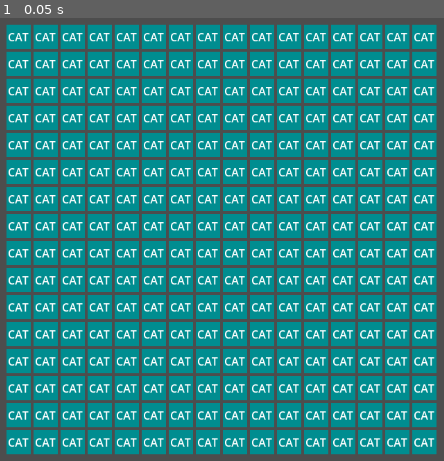
Above: before the commit, frame 1.
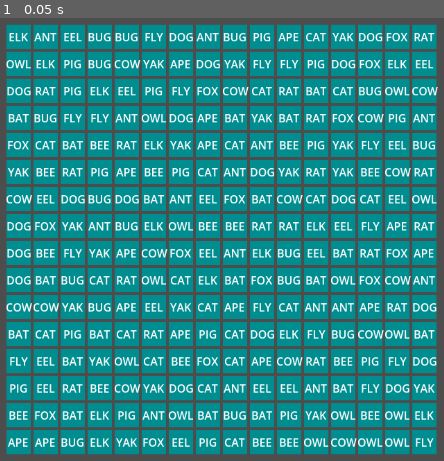
Above: after the commit, the same moment.

Repository: Joshua-Elsner/typesweeper
Game: Godot game, scene res://main/game.tscn
Same seed, same stepped clock (60 frames per second), same inputs: the game is played once before the commit and once after it.
Inputs:
- Up to frame 1 (0.05 s): no input

The runs differ from the first frame. In frame 1, 15% of the frame differs, in the area x 1-99%, y 3-97%.

Commit message:
Add set_data and randomize cell words

Diff:
--- a/main/cell.gd
+++ b/main/cell.gd
@@ -1,6 +1,16 @@
 extends ColorRect
 
-var is_revealed = false
-var is_mine = false
-var number_of_neighboring_mines = 0
-const word_text = "CAT"
+@onready var word_label = %Label
+
+var grid_position: Vector2
+var target_word: String = ""
+var is_revealed: bool = false
+var is_mine: bool = false
+var number_of_neighboring_mines: int = 0
+
+func set_data(pos: Vector2, word: String):
+	grid_position = pos
+	target_word = word
+
+	if word_label:
+		word_label.text = target_word
--- a/main/cell.tscn
+++ b/main/cell.tscn
@@ -10,12 +10,12 @@
 script = ExtResource("1_xkukx")
 
 [node name="Label" type="Label" parent="." unique_id=1888726814]
+unique_name_in_owner = true
 layout_mode = 1
 anchors_preset = 15
 anchor_right = 1.0
 anchor_bottom = 1.0
 grow_horizontal = 2
 grow_vertical = 2
-text = "CAT"
 horizontal_alignment = 1
 vertical_alignment = 1
--- a/main/game_board.gd
+++ b/main/game_board.gd
@@ -2,8 +2,50 @@
 
 @export var cell_scene: PackedScene
 
+var word_list: Array[String] = [
+	"CAT", "DOG", "BAT", "ANT", "COW", "PIG", "OWL", "FOX",
+	"BEE", "EEL", "FLY", "APE", "ELK", "BUG", "RAT", "YAK",
+		"CAT", "DOG", "BAT", "ANT", "COW", "PIG", "OWL", "FOX",
+	"BEE", "EEL", "FLY", "APE", "ELK", "BUG", "RAT", "YAK",	"CAT", "DOG", "BAT", "ANT", "COW", "PIG", "OWL", "FOX",
+	"BEE", "EEL", "FLY", "APE", "ELK", "BUG", "RAT", "YAK",	"CAT", "DOG", "BAT", "ANT", "COW", "PIG", "OWL", "FOX",
+	"BEE", "EEL", "FLY", "APE", "ELK", "BUG", "RAT", "YAK",	"CAT", "DOG", "BAT", "ANT", "COW", "PIG", "OWL", "FOX",
+	"BEE", "EEL", "FLY", "APE", "ELK", "BUG", "RAT", "YAK",	"CAT", "DOG", "BAT", "ANT", "COW", "PIG", "OWL", "FOX",
+	"BEE", "EEL", "FLY", "APE", "ELK", "BUG", "RAT", "YAK",	"CAT", "DOG", "BAT", "ANT", "COW", "PIG", "OWL", "FOX",
+	"BEE", "EEL", "FLY", "APE", "ELK", "BUG", "RAT", "YAK",	"CAT", "DOG", "BAT", "ANT", "COW", "PIG", "OWL", "FOX",
+	"BEE", "EEL", "FLY", "APE", "ELK", "BUG", "RAT", "YAK",	"CAT", "DOG", "BAT", "ANT", "COW", "PIG", "OWL", "FOX",
+	"BEE", "EEL", "FLY", "APE", "ELK", "BUG", "RAT", "YAK",	"CAT", "DOG", "BAT", "ANT", "COW", "PIG", "OWL", "FOX",
+	"BEE", "EEL", "FLY", "APE", "ELK", "BUG", "RAT", "YAK",	"CAT", "DOG", "BAT", "ANT", "COW", "PIG", "OWL", "FOX",
+	"BEE", "EEL", "FLY", "APE", "ELK", "BUG", "RAT", "YAK",	"CAT", "DOG", "BAT", "ANT", "COW", "PIG", "OWL", "FOX",
+	"BEE", "EEL", "FLY", "APE", "ELK", "BUG", "RAT", "YAK",	"CAT", "DOG", "BAT", "ANT", "COW", "PIG", "OWL", "FOX",
+	"BEE", "EEL", "FLY", "APE", "ELK", "BUG", "RAT", "YAK",	"CAT", "DOG", "BAT", "ANT", "COW", "PIG", "OWL", "FOX",
+	"BEE", "EEL", "FLY", "APE", "ELK", "BUG", "RAT", "YAK",	"CAT", "DOG", "BAT", "ANT", "COW", "PIG", "OWL", "FOX",
+	"BEE", "EEL", "FLY", "APE", "ELK", "BUG", "RAT", "YAK",	"CAT", "DOG", "BAT", "ANT", "COW", "PIG", "OWL", "FOX",
+	"BEE", "EEL", "FLY", "APE", "ELK", "BUG", "RAT", "YAK",	"CAT", "DOG", "BAT", "ANT", "COW", "PIG", "OWL", "FOX",
+	"BEE", "EEL", "FLY", "APE", "ELK", "BUG", "RAT", "YAK",	"CAT", "DOG", "BAT", "ANT", "COW", "PIG", "OWL", "FOX",
+	"BEE", "EEL", "FLY", "APE", "ELK", "BUG", "RAT", "YAK",	"CAT", "DOG", "BAT", "ANT", "COW", "PIG", "OWL", "FOX",
+	"BEE", "EEL", "FLY", "APE", "ELK", "BUG", "RAT", "YAK",	"CAT", "DOG", "BAT", "ANT", "COW", "PIG", "OWL", "FOX",
+	"BEE", "EEL", "FLY", "APE", "ELK", "BUG", "RAT", "YAK",	"CAT", "DOG", "BAT", "ANT", "COW", "PIG", "OWL", "FOX",
+	"BEE", "EEL", "FLY", "APE", "ELK", "BUG", "RAT", "YAK",	"CAT", "DOG", "BAT", "ANT", "COW", "PIG", "OWL", "FOX",
+	"BEE", "EEL", "FLY", "APE", "ELK", "BUG", "RAT", "YAK",	"CAT", "DOG", "BAT", "ANT", "COW", "PIG", "OWL", "FOX",
+	"BEE", "EEL", "FLY", "APE", "ELK", "BUG", "RAT", "YAK",	"CAT", "DOG", "BAT", "ANT", "COW", "PIG", "OWL", "FOX",
+	"BEE", "EEL", "FLY", "APE", "ELK", "BUG", "RAT", "YAK",	"CAT", "DOG", "BAT", "ANT", "COW", "PIG", "OWL", "FOX",
+	"BEE", "EEL", "FLY", "APE", "ELK", "BUG", "RAT", "YAK"
+]
+
 func _ready():
+	columns = 16
+	word_list.shuffle()
+
+	#Populate game board with nodes
 	for i in range(256):
 		var new_cell = cell_scene.instantiate()
 
+		#Assign XY coordinates
+		var x = i % columns
+		var y = i / columns
+		var grid_position = Vector2(x,y)
+
+		var assigned_word = word_list[i]
+
 		add_child(new_cell)
+		new_cell.set_data(grid_position, assigned_word)
